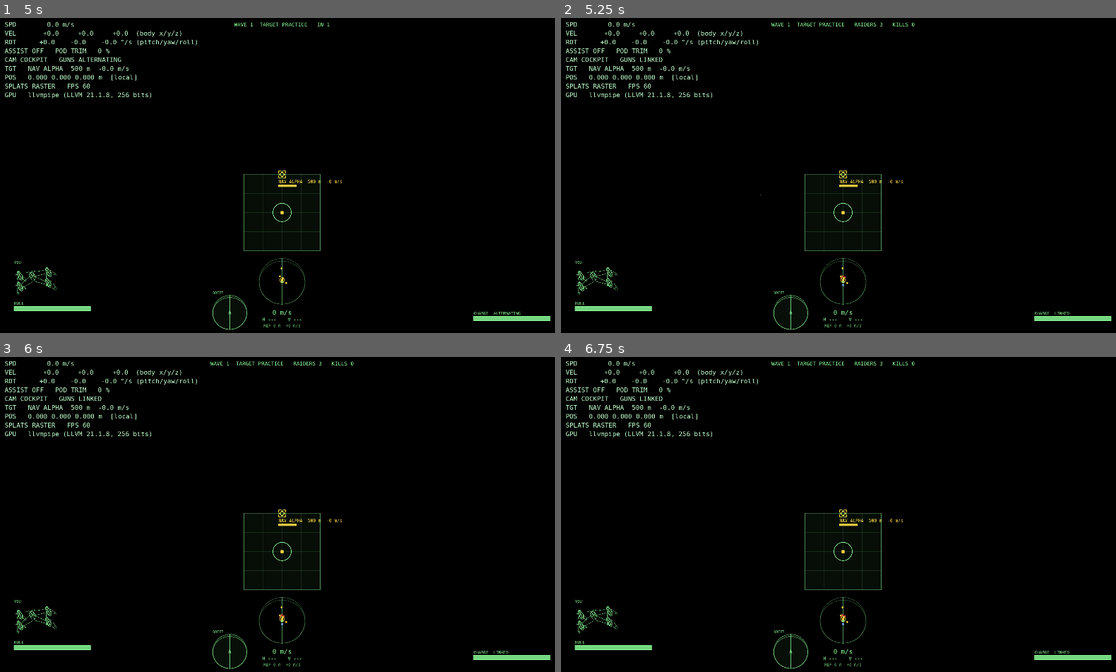
Above: before the commit, frames 1-4 (two rows, left to right).
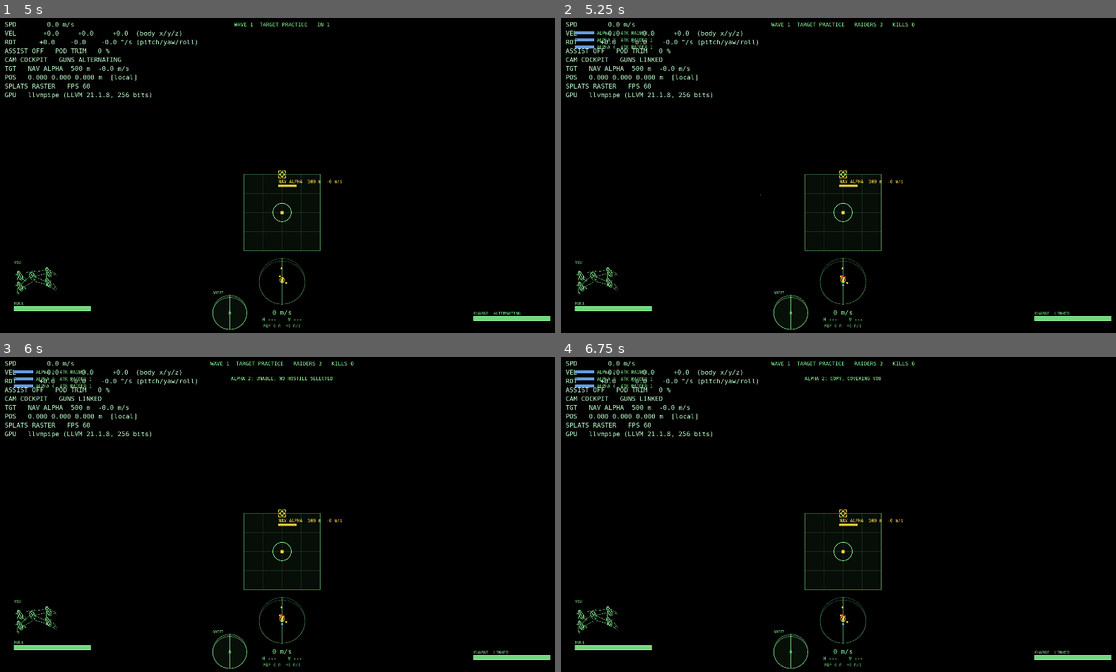
Above: after the commit, the same moments.

Repository: jrssae/space-combat-sim
Game: Godot game, scene res://src/game/main.tscn
The game is run twice, just before and just after one commit, with the same random seed, the same clock (stepped at 60 frames per second) and the same inputs.
Inputs (mouse positions are in pixels of both pictures, inside the frame that each line leads up to):
- Up to frame 1 (5 s): tap Enter at 0.5 s; move the mouse to (310, 172) at 0.52 s; hold R (strafe_up) from 0.53 s (still down); tap Shift (autotrack) at 0.6 s; click (310, 172) at 0.67 s; tap Backspace (reset_ship) every 0.75 s from 1.25 to 4.25 s; move the mouse to (255, 175) at 1.27 s; tap Middle mouse button (camera_look) at 1.35 s; move the mouse to (294, 169) at 2.02 s; tap Space (fire) at 2.1 s; move the mouse to (277, 178) at 2.77 s; tap B (target_next) at 2.85 s; click (277, 178) at 2.92 s; move the mouse to (321, 178) at 3.52 s; tap Tab (toggle_camera) at 3.6 s; move the mouse to (238, 169) at 4.27 s; tap T (toggle_flight_assist) at 4.35 s
- Up to frame 2 (5.25 s): keep holding R (strafe_up); move the mouse to (849, 175) at 5.02 s; tap V (weapon_next) at 5.1 s; click (849, 175) at 5.17 s
- Up to frame 3 (6 s): move the mouse to (260, 508) at 5.77 s; release R (strafe_up) at 5.78 s; hold E (main_right) from 5.78 s (still down); tap 1 (wing_attack) at 5.85 s
- Up to frame 4 (6.75 s): move the mouse to (871, 511) at 6.52 s; release E (main_right) at 6.53 s; hold R (strafe_up) from 6.53 s (still down); tap 4 (wing_cover) at 6.6 s

Frame 1 is identical in both runs. In frame 2, 0.3% of the frame differs, in the area x 2-17%, y 4-10%; in frame 3, 0.3%, in the area x 2-60%, y 4-10%; in frame 4, 0.3%.

Commit message:
M3-T11: HUD wing roster and order acknowledgements
- WingDirector.hud_roster: one row per slot (callsign, hull, behaviour,
  target, down); Wing.mark_lost keeps a shot-down wingman's slot on the
  roster as DOWN until a replacement takes it.
- HudLayout: roster rows top left (hull bar in the wing's colour,
  callsign and a short tag: FORM, ATK <target>, EVADE, RETREAT, NAV,
  DOWN) and the acknowledgement line centred under the status line.
- Main fills both from the WingDirector; Hud draws them in both views.
- Tests: tags, rows and ack placement (test_hud_layout), lost slots
  (test_wing), the rows and line reaching the HUD input and a downed
  slot reading DOWN (test_wing_orders).

Co-Authored-By: Claude Opus 5.5 <noreply@anthropic.com>

Diff:
--- a/src/ai/wing.gd
+++ b/src/ai/wing.gd
@@ -27,6 +27,8 @@
 
 # By slot - 1; null for an empty slot.
 var _by_slot: Array[Combatant] = []
+# By slot - 1: the slot's member went down and nobody has taken the slot since (the HUD roster's DOWN).
+var _lost: Array[bool] = []
 
 
 func _init(p_name: String = DEFAULT_NAME, p_leader: Combatant = null, p_size: int = DEFAULT_SIZE) -> void:
@@ -34,6 +36,8 @@
 	leader = p_leader
 	size = maxi(p_size, 0)
 	_by_slot.resize(size)
+	_lost.resize(size)
+	_lost.fill(false)
 
 
 ## Puts `member` in `slot` (1..size), or in the first empty slot for -1. Returns the slot, or -1 when the slot is taken or
@@ -49,6 +53,7 @@
 	if slot < 1 or slot > size or _by_slot[slot - 1] != null:
 		return -1
 	_by_slot[slot - 1] = member
+	_lost[slot - 1] = false
 	return slot
 
 
@@ -59,6 +64,18 @@
 		return false
 	_by_slot[slot - 1] = null
 	return true
+
+
+## Marks an empty `slot` lost: its member went down. `add_member` clears the mark. Ignored for a slot out of range or
+## flown.
+func mark_lost(slot: int) -> void:
+	if slot >= 1 and slot <= size and _by_slot[slot - 1] == null:
+		_lost[slot - 1] = true
+
+
+## Whether `slot`'s member went down and the slot is still empty.
+func is_lost(slot: int) -> bool:
+	return slot >= 1 and slot <= size and _lost[slot - 1]
 
 
 ## `member`'s slot (1..size), or -1.
--- a/src/game/main.gd
+++ b/src/game/main.gd
@@ -311,6 +311,9 @@
 	input.contacts = ship.targeting.candidates()
 	input.selected_id = ship.targeting.selected_id()
 	input.status_line = status_line
+	input.roster = wings.hud_roster()
+	input.roster_color = Factions.FRIENDLY_COLOR
+	input.ack_line = wings.ack_text()
 	if route_active():
 		input.status_line = instructor_path.status_line(instructor.display_name)
 		var waypoint: UniversePos = instructor_path.waypoint_position()
--- a/src/game/wing_director.gd
+++ b/src/game/wing_director.gd
@@ -241,6 +241,28 @@
 	return out
 
 
+## The HUD roster of `wing` (default: the player's), one row per slot in slot order (M3-T11): `callsign`, `hull` (0..1),
+## `behaviour` and `target` (its pilot's, "" when none) and `down`. A slot whose member was shot down reads `down` with
+## its slot's callsign until a replacement takes it; a slot never flown is left out.
+func hud_roster(wing: Wing = null) -> Array[Dictionary]:
+	if wing == null:
+		wing = player_wing()
+	var out: Array[Dictionary] = []
+	if wing == null:
+		return out
+	for slot: int in range(1, wing.size + 1):
+		var member: Combatant = wing.member_at(slot)
+		if member == null:
+			if wing.is_lost(slot):
+				out.append({"callsign": wing.callsign(slot), "hull": 0.0, "behaviour": "", "target": "", "down": true})
+			continue
+		var d: Dictionary = member.driver.brain.describe() if _pilot_of(member) != null else {}
+		out.append({"callsign": member.display_name,
+				"hull": member.damageable.hull.fraction() if member.damageable != null else 0.0,
+				"behaviour": str(d.get("behaviour", "none")), "target": str(d.get("target", "")), "down": false})
+	return out
+
+
 func _physics_process(delta: float) -> void:
 	_ack_age_s += delta
 	for wing: Wing in wings:
@@ -251,7 +273,9 @@
 func refresh(wing: Wing) -> void:
 	for member: Combatant in wing.members():
 		if _pilot_of(member) == null or member.damageable == null or not member.damageable.is_active():
+			var slot: int = wing.slot_of(member)
 			remove_member(wing, member)
+			wing.mark_lost(slot)  # shot down: the slot reads DOWN on the HUD until a replacement takes it
 	var alive: bool = leader_alive(wing)
 	var order: AiContext.Order = wing.effective_order(alive)
 	var leader_id: int = 0
--- a/src/hud/hud.gd
+++ b/src/hud/hud.gd
@@ -102,6 +102,15 @@
 			_text("AUTO-TRACK", Vector2(f.viewport_size.x * 0.5, 62.0 * s), 16.0 * s, HudLayout.AMBER, HORIZONTAL_ALIGNMENT_CENTER)
 		if not f.status_line.is_empty():
 			_text(f.status_line, Vector2(f.viewport_size.x * 0.5, 36.0 * s), 18.0 * s, LINE_COLOR, HORIZONTAL_ALIGNMENT_CENTER)
+		if not f.ack_line.is_empty():
+			_text(f.ack_line, f.ack_pos, 16.0 * s, LINE_COLOR, HORIZONTAL_ALIGNMENT_CENTER)
+		_draw_roster(f, s, w)
+
+	# The wing roster (M3-T11): per wingman a hull bar in the wing's colour, the callsign and what it is doing.
+	func _draw_roster(f: HudFrame, s: float, w: float) -> void:
+		for row: HudLayout.RosterRow in f.roster_rows:
+			_bar(row.bar_rect, row.hull, row.color, w)
+			_text(row.text, row.text_pos, 15.0 * s, row.color if row.down else LINE_COLOR)
 
 	# --- helpers --------------------------------------------------------------------------------------------------
 
--- a/src/hud/hud_frame.gd
+++ b/src/hud/hud_frame.gd
@@ -93,6 +93,11 @@
 var radar_dots: Array[RadarModel.Dot] = []
 
 var status_line: String = ""
+## The wing roster (M3-T11), top left: one `RosterRow` per slot.
+var roster_rows: Array[HudLayout.RosterRow] = []
+## The order acknowledgement under the status line, centred at `ack_pos` ("" for none).
+var ack_line: String = ""
+var ack_pos: Vector2 = Vector2.ZERO
 
 ## The route waypoint marker (M3-T09; T11 draws the final look): present, its label and range, on screen at `waypoint_pos`,
 ## else an edge arrow at `waypoint_edge_pos` pointing `waypoint_edge_angle` (radians, screen frame), as the target's.
--- a/src/hud/hud_input.gd
+++ b/src/hud/hud_input.gd
@@ -49,6 +49,11 @@
 ## One line at the top centre (wave, raiders left, kills; on a route the instructor's `FOLLOW INSTRUCTOR — NAV 2/6 — NEXT: ROLL`);
 ## empty until something feeds it.
 var status_line: String = ""
+## The player's wing (M3-T11): one row per slot, `WingDirector.hud_roster` (`callsign`, `hull`, `behaviour`, `target`,
+## `down`), in the wing's faction colour; and the latest order acknowledgement while it is shown ("" otherwise).
+var roster: Array[Dictionary] = []
+var roster_color: Color = Factions.FRIENDLY_COLOR
+var ack_line: String = ""
 ## The route waypoint to mark (M3-T09: the instructor's next waypoint), World frame, and its label (`NAV 2`).
 var has_waypoint: bool = false
 var waypoint_position: Vector3 = Vector3.ZERO
--- a/src/hud/hud_layout.gd
+++ b/src/hud/hud_layout.gd
@@ -14,6 +14,27 @@
 const GRID_SPAN_DEG: float = 30.0
 const AMBER: Color = Color(1.0, 0.8, 0.2)
 const RED: Color = Color(1.0, 0.3, 0.25)
+## The wing roster, top left (at 1080 px; scaled): its first row's top-left corner, the row pitch and the hull bar.
+const ROSTER_ORIGIN: Vector2 = Vector2(48.0, 48.0)
+const ROSTER_ROW_PX: float = 24.0
+const ROSTER_BAR: Vector2 = Vector2(64.0, 8.0)
+## The acknowledgement line's baseline below the status line's (under AUTO-TRACK's, 26 px below it).
+const ACK_BELOW_STATUS_PX: float = 50.0
+const STATUS_Y_PX: float = 36.0
+## A roster row's short form of what a wingman is doing, by behaviour id.
+const ROSTER_TAGS: Dictionary = {"formation": "FORM", "attack": "ATK", "evade": "EVADE", "retreat": "RETREAT",
+		"follow_path": "NAV", "idle": "IDLE", "none": "-"}
+
+
+## One wingman's line in the roster: the hull bar (outline `bar_rect`, filled to `hull`, in `color`), and the callsign and tag
+## (`text`, baseline left at `text_pos`); `down` rows have an empty bar and read DOWN.
+class RosterRow extends RefCounted:
+	var text: String = ""
+	var text_pos: Vector2 = Vector2.ZERO
+	var bar_rect: Rect2 = Rect2()
+	var hull: float = 0.0
+	var color: Color = Factions.FRIENDLY_COLOR
+	var down: bool = false
 
 
 static func compute(input: HudInput) -> HudFrame:
@@ -27,6 +48,7 @@
 	_grid(input, f)
 	_radar(input, f)
 	_waypoint(input, f)
+	_wing(input, f)
 	f.status_line = input.status_line
 	return f
 
@@ -276,3 +298,36 @@
 	else:
 		f.drift_centre = f.speed_pos + Vector2(-215.0 * f.scale - f.drift_radius_px, 0.0)
 	f.radar_dots = RadarModel.dots(input.contacts, input.selected_id, input.own_position, input.own_basis, input.faction)
+
+
+# --- wing roster and acknowledgements (M3-T11) -----------------------------------------------------------------------
+
+
+## The roster's short form of a wingman's activity: `FORM`, `ATK RAIDER 3` (the target when known), `EVADE`, `DOWN`...
+## An unknown behaviour reads as its id in capitals.
+static func roster_tag(behaviour: String, target: String = "", down: bool = false) -> String:
+	if down:
+		return "DOWN"
+	var tag: String = ROSTER_TAGS.get(behaviour, behaviour.to_upper())
+	if behaviour == "attack" and not target.is_empty():
+		tag += " " + target
+	return tag
+
+
+static func _wing(input: HudInput, f: HudFrame) -> void:
+	var s: float = f.scale
+	var origin: Vector2 = ROSTER_ORIGIN * s
+	for i: int in input.roster.size():
+		var entry: Dictionary = input.roster[i]
+		var row := RosterRow.new()
+		var top: float = origin.y + ROSTER_ROW_PX * s * float(i)
+		row.down = bool(entry.get("down", false))
+		row.hull = 0.0 if row.down else clampf(float(entry.get("hull", 0.0)), 0.0, 1.0)
+		row.color = RED if row.down else input.roster_color
+		row.bar_rect = Rect2(Vector2(origin.x, top + 6.0 * s), ROSTER_BAR * s)
+		row.text = "%s  %s" % [str(entry.get("callsign", "")),
+				roster_tag(str(entry.get("behaviour", "")), str(entry.get("target", "")), row.down)]
+		row.text_pos = Vector2(origin.x + (ROSTER_BAR.x + 10.0) * s, top + 16.0 * s)
+		f.roster_rows.append(row)
+	f.ack_line = input.ack_line
+	f.ack_pos = Vector2(input.viewport_size.x * 0.5, (STATUS_Y_PX + ACK_BELOW_STATUS_PX) * s)
--- a/tests/integration/test_wing_orders.gd
+++ b/tests/integration/test_wing_orders.gd
@@ -159,6 +159,13 @@
 	assert_eq(rows[1]["callsign"], "ALPHA 3")
 	assert_almost_eq(float(rows[1]["hull"]), 0.5, 1e-6)
 	assert_eq(rows[1]["slot"], 2)
+	# The HUD gets the same rows, through Main (M3-T11).
+	var input: HudInput = main._build_hud_input()
+	assert_eq(input.roster.size(), 3)
+	assert_eq(input.roster[1]["callsign"], "ALPHA 3")
+	assert_almost_eq(float(input.roster[1]["hull"]), 0.5, 1e-6)
+	main.wings.give_order(AiContext.Order.FORM_ON_ME)
+	assert_eq(main._build_hud_input().ack_line, "ALPHA 2: COPY, FORMING UP", "the acknowledgement reaches the HUD")
 
 
 func test_while_the_player_is_dead_the_wing_engages_at_will_and_resumes_on_respawn() -> void:
@@ -185,6 +192,13 @@
 	assert_eq(result["line"], "ALPHA 3: COPY, FORMING UP")
 	assert_eq(main.wings.add_member(wing, allies[0]), -1, "a ship out of play cannot join")
 	assert_eq(wing.empty_slots(), PackedInt32Array([1]))
+	# The HUD roster keeps the slot, as DOWN, until a replacement takes it (M3-T11).
+	var rows: Array[Dictionary] = main.wings.hud_roster()
+	assert_eq(rows.size(), 3)
+	assert_eq(rows[0]["callsign"], "ALPHA 2")
+	assert_true(bool(rows[0]["down"]))
+	assert_false(bool(rows[1]["down"]))
+	assert_eq(rows[1]["behaviour"], "formation")
 
 
 func test_the_hud_line_lasts_three_seconds_of_sim_time() -> void:
--- a/tests/unit/test_hud_layout.gd
+++ b/tests/unit/test_hud_layout.gd
@@ -543,3 +543,54 @@
 	input.show_velocity_marker = false
 	assert_false(HudLayout.compute(input).velocity_visible)
 	assert_gt(HudLayout.compute(input).drift_dir.length(), 0.5, "the sphere is unaffected")
+
+
+# --- wing roster and acknowledgements (M3-T11) -----------------------------------------------------------------------
+
+
+func test_the_roster_tags_say_what_each_wingman_is_doing() -> void:
+	assert_eq(HudLayout.roster_tag("formation"), "FORM")
+	assert_eq(HudLayout.roster_tag("attack", "RAIDER 3"), "ATK RAIDER 3")
+	assert_eq(HudLayout.roster_tag("attack"), "ATK")
+	assert_eq(HudLayout.roster_tag("evade", "RAIDER 3"), "EVADE", "only an attack names its target")
+	assert_eq(HudLayout.roster_tag("retreat"), "RETREAT")
+	assert_eq(HudLayout.roster_tag("follow_path"), "NAV")
+	assert_eq(HudLayout.roster_tag("guard"), "GUARD", "an unknown behaviour reads as its id")
+	assert_eq(HudLayout.roster_tag("formation", "", true), "DOWN")
+
+
+func test_the_roster_stacks_one_row_per_wingman_top_left() -> void:
+	var input := _hud_input()
+	input.roster = [
+		{"callsign": "ALPHA 2", "hull": 1.0, "behaviour": "formation", "target": "", "down": false},
+		{"callsign": "ALPHA 3", "hull": 0.5, "behaviour": "attack", "target": "RAIDER 3", "down": false},
+		{"callsign": "ALPHA 4", "hull": 0.8, "behaviour": "", "target": "", "down": true},
+	] as Array[Dictionary]
+	var f: HudFrame = HudLayout.compute(input)
+	assert_eq(f.roster_rows.size(), 3)
+	assert_eq(f.roster_rows[0].text, "ALPHA 2  FORM")
+	assert_eq(f.roster_rows[1].text, "ALPHA 3  ATK RAIDER 3")
+	assert_eq(f.roster_rows[2].text, "ALPHA 4  DOWN")
+	assert_almost_eq(f.roster_rows[1].hull, 0.5, TOL)
+	assert_eq(f.roster_rows[2].hull, 0.0, "a downed wingman's bar is empty")
+	assert_eq(f.roster_rows[0].color, Factions.FRIENDLY_COLOR, "the wing's faction colour")
+	assert_eq(f.roster_rows[2].color, HudLayout.RED)
+	for i: int in 3:
+		var row: HudLayout.RosterRow = f.roster_rows[i]
+		assert_lt(row.bar_rect.end.x, row.text_pos.x, "the bar left of the text")
+		assert_lt(row.bar_rect.position.x, VIEW.x * 0.2, "left")
+		assert_lt(row.text_pos.y, VIEW.y * 0.25, "top")
+		if i > 0:
+			assert_almost_eq(row.text_pos.y - f.roster_rows[i - 1].text_pos.y, HudLayout.ROSTER_ROW_PX, TOL, "stacked")
+	assert_eq(HudLayout.compute(_hud_input()).roster_rows.size(), 0, "no wing, no roster")
+
+
+func test_the_acknowledgement_sits_under_the_status_line_and_auto_track() -> void:
+	var input := _hud_input()
+	input.ack_line = "ALPHA 2: COPY, FORMING UP"
+	var f: HudFrame = HudLayout.compute(input)
+	assert_eq(f.ack_line, "ALPHA 2: COPY, FORMING UP")
+	assert_almost_eq(f.ack_pos.x, VIEW.x * 0.5, TOL, "centred")
+	assert_gt(f.ack_pos.y, 62.0, "below AUTO-TRACK's line")
+	assert_lt(f.ack_pos.y, VIEW.y * 0.15, "near the top")
+	assert_eq(HudLayout.compute(_hud_input()).ack_line, "")
--- a/tests/unit/test_wing.gd
+++ b/tests/unit/test_wing.gd
@@ -173,3 +173,18 @@
 	assert_false(ordered.has_attackable(), "the leader has no target")
 	ordered.leader_target_id = 20
 	assert_true(ordered.has_attackable())
+
+
+func test_a_downed_members_slot_stays_lost_until_someone_takes_it() -> void:
+	var wing := Wing.new(Wing.DEFAULT_NAME, _member("PLAYER"))
+	var two := _member("ALPHA 2")
+	assert_eq(wing.add_member(two), 1)
+	wing.mark_lost(1)
+	assert_false(wing.is_lost(1), "a flown slot is not lost")
+	wing.remove_member(two)
+	wing.mark_lost(1)
+	assert_true(wing.is_lost(1), "shot down: the slot reads DOWN")
+	assert_false(wing.is_lost(2), "a slot never flown is not lost")
+	assert_false(wing.is_lost(0) or wing.is_lost(4), "out of range")
+	assert_eq(wing.add_member(_member("ALPHA 2")), 1)
+	assert_false(wing.is_lost(1), "a replacement clears it")
Not shown, changed: docs/milestones/m3-ai-pilots-and-wingmen.md
